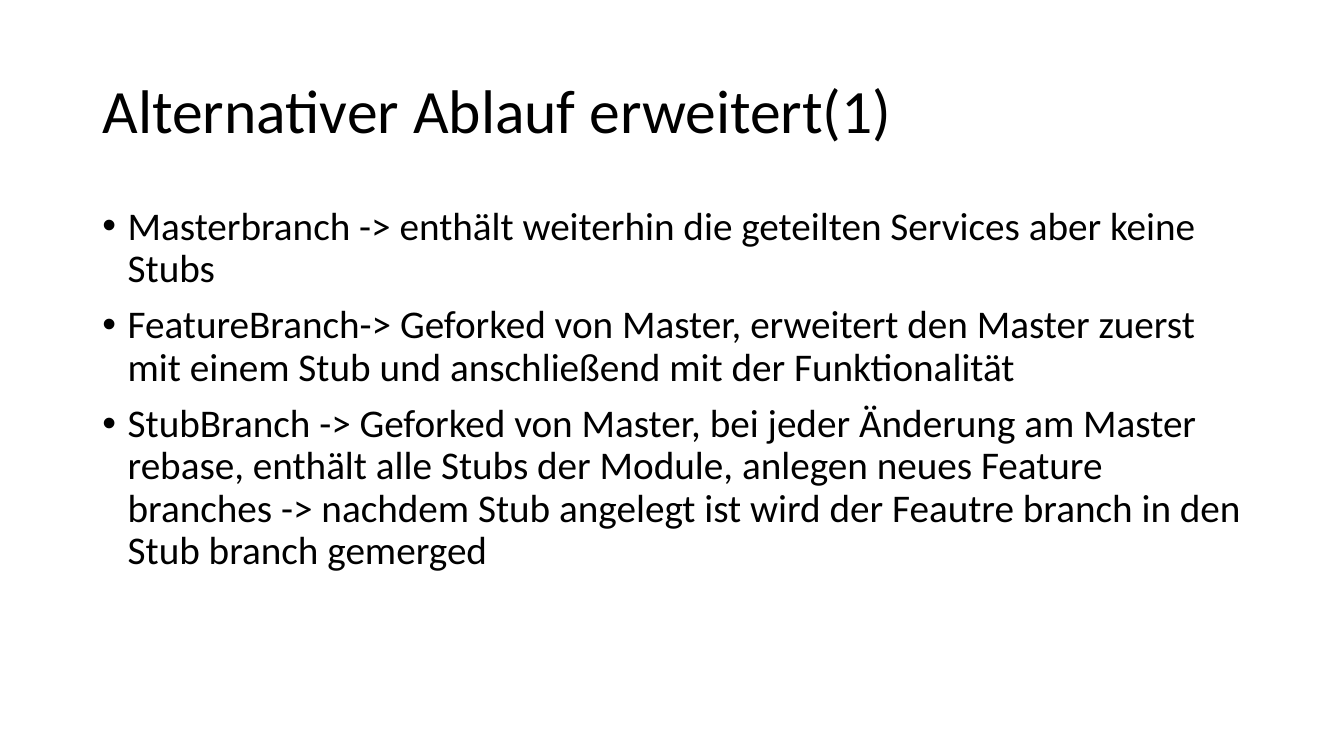
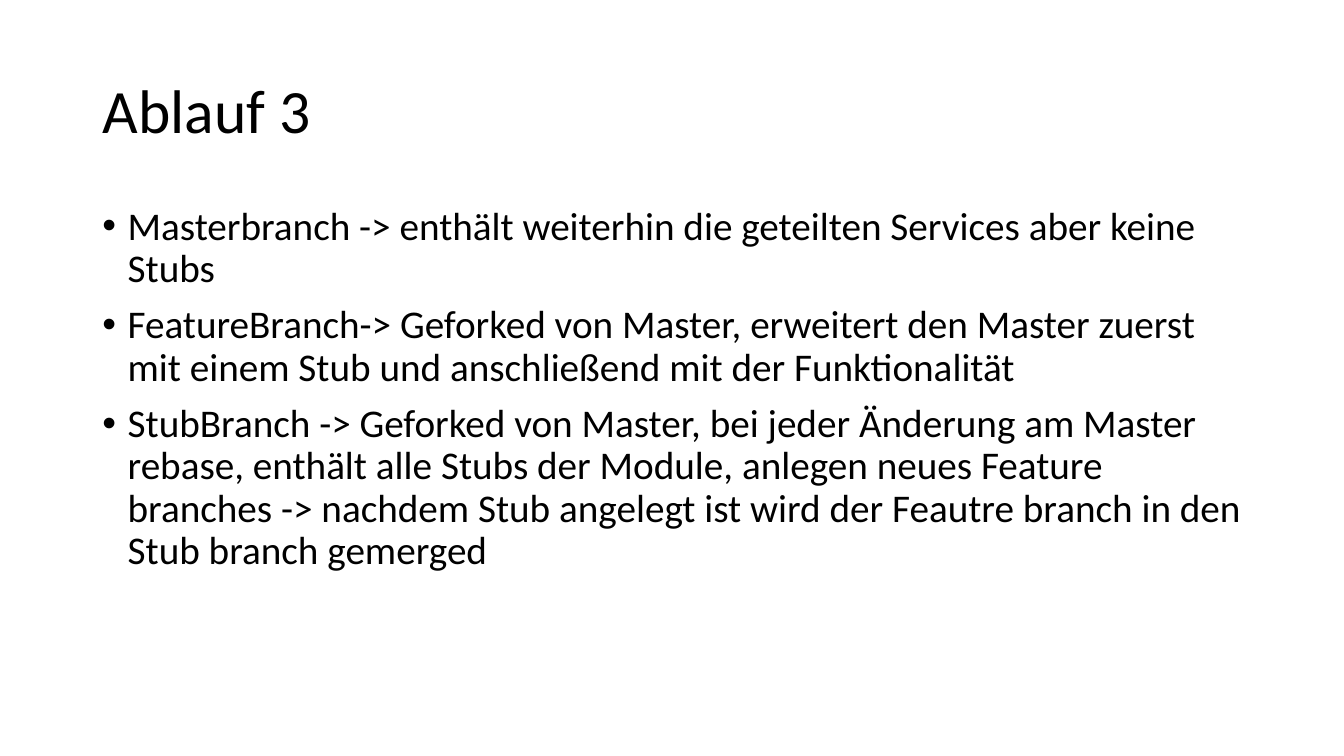
Before and after one commit to EnnoLohmann/AngularChunkReplacement, a slide deck: slide 20 of ChunkReplacement.pptx (slide 21 before the commit). Drawn at 1344x756 pixels with LibreOffice and Linux fonts; fonts in the diff are those of the drawing. Boxes give left, top, right and bottom in pixels: in the first picture for what was removed or moved away, otherwise in the second. Text is boxed around its words. In the diff, an @@ line names an element or a change of style, - is before the commit and + after.

```diff
--- a/ChunkReplacement.pptx
+++ b/ChunkReplacement.pptx
@@ title at (102, 90, 310, 134): text changed @@
-Alternativer Ablauf erweitert(1)
+Ablauf 3
```
Also in this commit, not shown: 6 other slides changed, 4 slides added, 5 slides removed.
